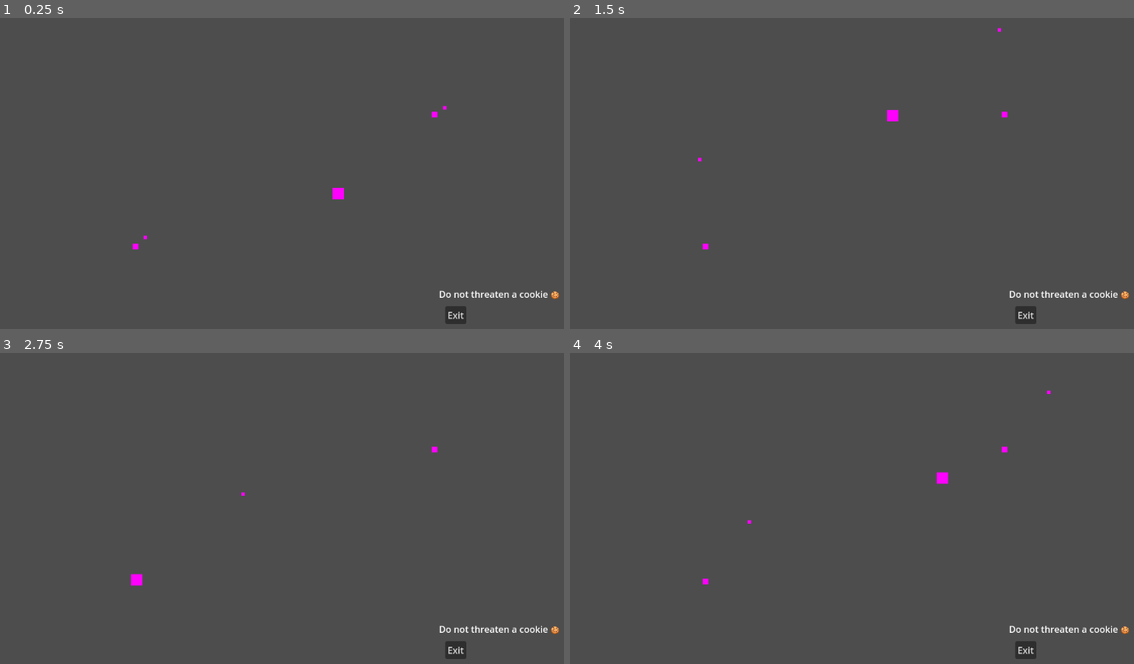
Above: before the commit, frames 1-4 (two rows, left to right).
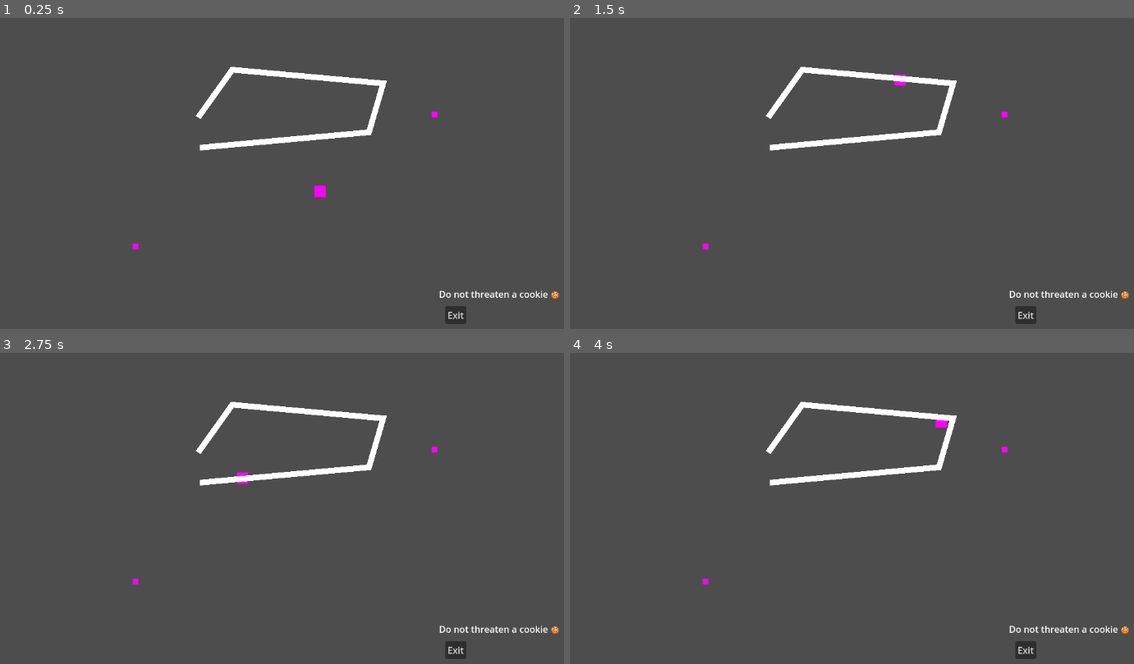
Above: after the commit, the same moments.

Repository: cukeds/CGJ25_CookieD_Phlip45
Game: Godot game, scene res://main.tscn
Same seed, same stepped clock (60 frames per second), same inputs: the game is played once before the commit and once after it.
Inputs:
- Up to frame 1 (0.25 s): no input
- Up to frame 2 (1.5 s): hold Q (speed_up) 0.53-1.28 s; tap E (add_point) at 0.6, 1.35 s
- Up to frame 3 (2.75 s): hold Q (speed_up) from 2.03 s (still down); tap E (add_point) at 2.1 s
- Up to frame 4 (4 s): tap E (add_point) at 2.85, 3.6 s; release Q (speed_up) at 3.53 s

The runs differ from the first frame. In frame 1, 1.7% of the frame differs, in the area x 25-80%, y 15-72%; in frame 2, 1.6%; in frame 3, 1.6%; in frame 4, 1.7%.

Commit message:
Changed Patrol Paths

Diff:
--- a/cgj25/Enemy.gd
+++ b/cgj25/Enemy.gd
@@ -1,53 +1,48 @@
 extends CharacterBody2D
 
-@export var path_points: Array[Marker2D]
 @export var nav_region:NavigationRegion2D
+@export var patrol_route: PatrolRoute
 @onready var navigation_agent_2d: NavigationAgent2D = $NavigationAgent2D
-@onready var marker_parent = $Markers
 var nav_region_id:RID
 var current_target:int = 0
 var speed_max:float = 500
+var patrol_route_points: PackedVector2Array
+var reverse_route: bool = false
 
 func _ready() -> void:
 	nav_region_id = nav_region.get_region_rid()
-	if path_points.size() <= 0:
-		printerr("FORGOT TO SET PATHS")
+	patrol_route_points = patrol_route.get_points()
+	if patrol_route_points.size() < 2:
+		printerr("Patrol Route too tiny you nincompoop")
 		return
 	await get_tree().physics_frame
 
-	navigation_agent_2d.set_target_position(path_points[0].position)
+	navigation_agent_2d.set_target_position(patrol_route_points[0])
 	pass
 
-func _physics_process(delta: float) -> void:
+func _physics_process(_delta: float) -> void:
 	#print(nav_region_id)
 	var next_pos = navigation_agent_2d.get_next_path_position()
 	velocity = Vector2(global_position.direction_to(next_pos).x*speed_max,global_position.direction_to(next_pos).y*speed_max)
 	move_and_slide()
 	if global_position.distance_to(next_pos) < 10:
-		current_target = (current_target + 1) % path_points.size()
-		navigation_agent_2d.set_target_position(path_points[current_target].position)
+		if reverse_route:
+			current_target = (current_target - 1) % patrol_route_points.size()
+			print(current_target)
+			if current_target < 0 && !patrol_route.closed:
+				reverse_route = !reverse_route
+				current_target = 1
+		else:
+			current_target = (current_target + 1) % patrol_route_points.size()
+			if current_target == 0 && !patrol_route.closed:
+				reverse_route = !reverse_route
+				current_target = patrol_route_points.size() - 2
+
+		navigation_agent_2d.set_target_position(patrol_route_points[current_target])
 		pass
 
-func _process(delta: float) -> void:
+func _process(_delta: float) -> void:
 	if Input.is_action_pressed("speed_up"):
 		speed_max = 500
 	else:
 		speed_max = 100
-	if Input.is_action_just_pressed("add_point"):
-		# Generate a random point within a certain range
-		var random_point = Vector2(
-			randi() % 400 - 200,  # Adjust the range as needed
-			randi() % 400 - 200
-		)
-		var marker = Marker2D.new()
-		marker.global_position = random_point
-		if marker_parent:
-			marker_parent.add_child(marker)
-		else:
-			add_child(marker)
-
-		path_points.append(marker)
-
-		# If the path_points array was empty, set the new target
-		if path_points.size() == 1:
-			navigation_agent_2d.set_target_position(random_point)
--- a/cgj25/Enemy.tscn
+++ b/cgj25/Enemy.tscn
@@ -7,12 +7,8 @@
 
 [sub_resource type="RectangleShape2D" id="RectangleShape2D_t3mwb"]
 
-[sub_resource type="PlaceholderTexture2D" id="PlaceholderTexture2D_wwxlt"]
-size = Vector2(6, 6)
-
-[node name="Enemy" type="CharacterBody2D" node_paths=PackedStringArray("path_points")]
+[node name="Enemy" type="CharacterBody2D"]
 script = ExtResource("1_ehqd1")
-path_points = [NodePath("Markers/Path0"), NodePath("Markers/Path1")]
 
 [node name="Sprite2D" type="Sprite2D" parent="."]
 texture = SubResource("PlaceholderTexture2D_4e0hm")
@@ -22,17 +18,3 @@
 
 [node name="CollisionShape2D" type="CollisionShape2D" parent="."]
 shape = SubResource("RectangleShape2D_t3mwb")
-
-[node name="Markers" type="Node2D" parent="."]
-
-[node name="Path0" type="Marker2D" parent="Markers"]
-position = Vector2(-339, 77)
-
-[node name="Sprite2D" type="Sprite2D" parent="Markers/Path0"]
-texture = SubResource("PlaceholderTexture2D_wwxlt")
-
-[node name="Path1" type="Marker2D" parent="Markers"]
-position = Vector2(187, -151)
-
-[node name="Sprite2D2" type="Sprite2D" parent="Markers/Path1"]
-texture = SubResource("PlaceholderTexture2D_wwxlt")
--- a/cgj25/main.tscn
+++ b/cgj25/main.tscn
@@ -1,7 +1,8 @@
-[gd_scene load_steps=5 format=3 uid="uid://c8eheogimrtvo"]
+[gd_scene load_steps=6 format=3 uid="uid://c8eheogimrtvo"]
 
 [ext_resource type="Script" path="res://navigation_region_2d.gd" id="1_hn4hm"]
 [ext_resource type="PackedScene" uid="uid://dya4tjsg47ccu" path="res://Enemy.tscn" id="2_aj8ku"]
+[ext_resource type="PackedScene" uid="uid://bc1t540wq57de" path="res://patrol_route.tscn" id="3_qmb0j"]
 
 [sub_resource type="NavigationPolygon" id="NavigationPolygon_narlh"]
 vertices = PackedVector2Array(-451.398, -185.313, 299.781, -284.688, 320.391, 5.78906, 32.0625, 59.3672, -207.023, 162.969, -428.617, 160.109)
@@ -34,8 +35,9 @@
 offset_bottom = 190.0
 text = "Do not threaten a cookie 🍪"
 
-[node name="Enemy" parent="." node_paths=PackedStringArray("nav_region") instance=ExtResource("2_aj8ku")]
+[node name="Enemy" parent="." node_paths=PackedStringArray("nav_region", "patrol_route") instance=ExtResource("2_aj8ku")]
 nav_region = NodePath("../NavigationRegion2D")
+patrol_route = NodePath("../PatrolRoute")
 
 [node name="Sprite2D" type="Sprite2D" parent="."]
 position = Vector2(-338, 78)
@@ -44,3 +46,6 @@
 [node name="Sprite2D2" type="Sprite2D" parent="."]
 position = Vector2(187, -154)
 texture = SubResource("PlaceholderTexture2D_ua5xl")
+
+[node name="PatrolRoute" parent="." instance=ExtResource("3_qmb0j")]
+points = PackedVector2Array(-228, -149, -168, -233, 97, -209, 72, -123, -225, -96)
--- /dev/null
+++ b/cgj25/patrol_route.gd
@@ -0,0 +1,3 @@
+extends Line2D
+
+class_name PatrolRoute
--- /dev/null
+++ b/cgj25/patrol_route.tscn
@@ -0,0 +1,6 @@
+[gd_scene load_steps=2 format=3 uid="uid://bc1t540wq57de"]
+
+[ext_resource type="Script" path="res://patrol_route.gd" id="1_agkw7"]
+
+[node name="PatrolRoute" type="Line2D"]
+script = ExtResource("1_agkw7")
Not shown: 1 places in cgj25/Enemy.tscn that only renumber resources
